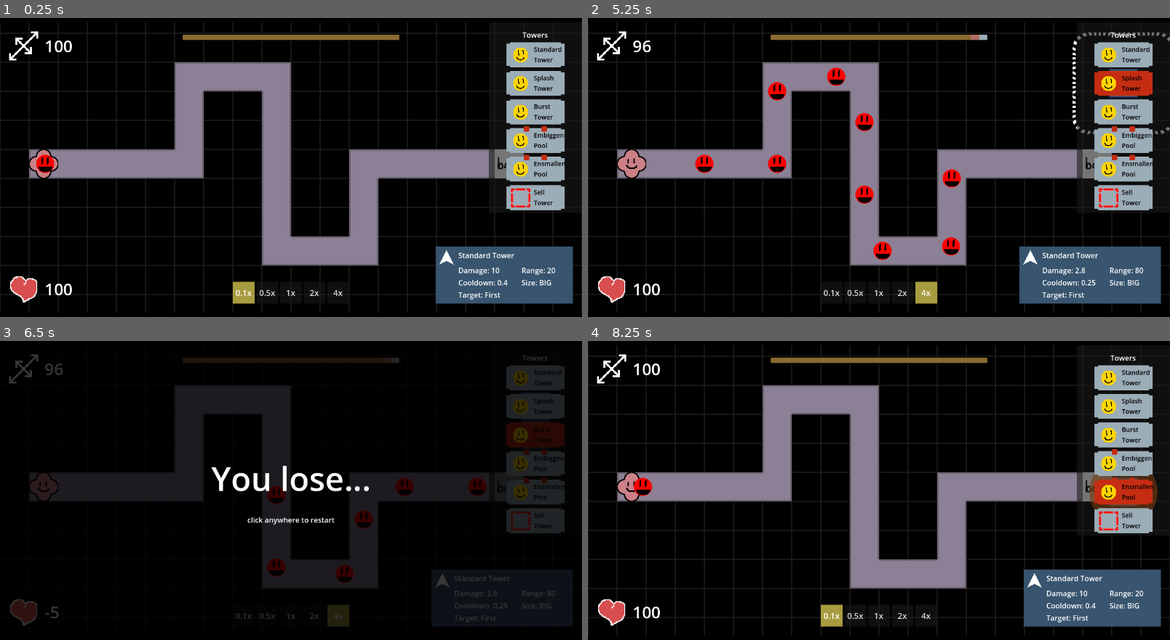
Above: before the commit, frames 1-4 (two rows, left to right).
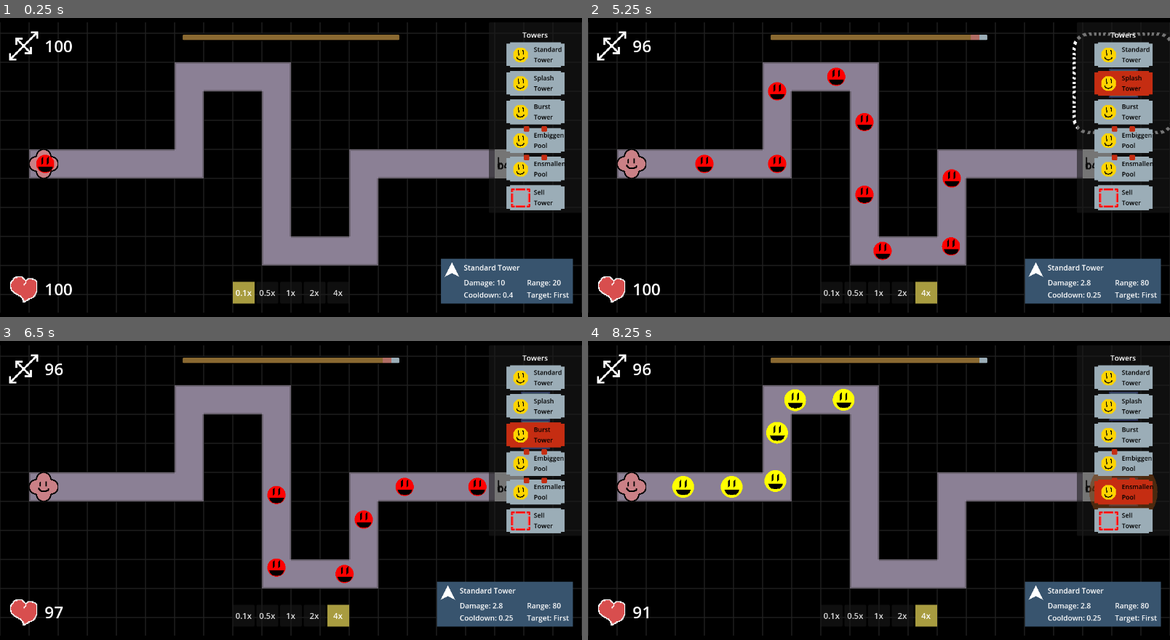
Above: after the commit, the same moments.

Repository: ladybunne/gmtk-game-jam-2024
Game: Godot game, scene res://MainScene.tscn
Two runs of this game, one before a commit and one after it. Both use one fixed random seed, a clock stepped at 60 frames per second and the inputs below.
Inputs (mouse positions are in pixels of both pictures, inside the frame that each line leads up to; where the layout moved, square brackets give the same spot in the first picture):
- Up to frame 1 (0.25 s): no input
- Up to frame 2 (5.25 s): click "0.5x" at 0.5 s; click "0.1x" at 1.25 s; click "1x" at 2 s; click "2x" at 2.75 s; click "4x" at 3.5 s; click "Standard Tower" at 4.25 s; click "Splash Tower" at 5 s
- Up to frame 3 (6.5 s): click "Burst Tower" at 5.75 s
- Up to frame 4 (8.25 s): click (1123, 376) [879, 490] at 6.5 s; click "Embiggen Pool" at 7.25 s; click "Ensmallen Pool" at 8 s

The runs differ from the first frame. In frame 1, 1.8% of the frame differs, in the area x 74-99%, y 76-96%; in frame 2, 1.8%; in frame 3, 25%, in the area x 1-99%, y 4-96%; in frame 4, 4.0%.

Commit message:
finished info ui

Diff:
--- a/GameThings/Base.gd
+++ b/GameThings/Base.gd
@@ -14,7 +14,7 @@
 func enemy_entered(body: Node2D):
 	if body is Enemy:
 		var enemy = body as Enemy
-		health -= enemy.health
+		health -= max(floor(enemy.health/25),1)
 		if health <= 0:
 			game_over()
 	body.queue_free()
--- a/GameThings/Enemy.gd
+++ b/GameThings/Enemy.gd
@@ -29,6 +29,9 @@
 func setup():
 	speed = data.startSpeed
 	health = data.startHealth
+	bigness = health
+	maxHealth = health
+	startBigness = health
 	visuals.radius = data.startSize
 	type = data.unitType
 	visuals.color = data.color
@@ -107,6 +110,8 @@
 	update_healthbar()
 
 func updateScale():
+	if bigness<=0:
+		Callable(queue_free).call_deferred()
 	scale = Vector2(1,1) * bigness/startBigness
 
 func show_damage(damage: float, direction: Vector2):
--- a/GameThings/Handle.gd
+++ b/GameThings/Handle.gd
@@ -93,7 +93,8 @@
 		HandleSprite.hide()
 
 	if has_focus() or resizing or get_global_rect().has_point(get_global_mouse_position()):
-		TowerInfo.I.Populate(tower.tower_data.type, tower.damage, tower.target_range, tower.cooldown, tower.targeting_mode)
+		TowerInfo.I.Populate(tower.tower_data.type, tower.damage, tower.target_range, \
+		tower.cooldown, tower.targeting_mode, tower.splash_range, tower.ammo_capacity, tower.rate_of_fire)
 		rangeOutline.show()
 	else:
 		rangeOutline.hide()
--- a/GameThings/HandleFixed.gd
+++ b/GameThings/HandleFixed.gd
@@ -92,7 +92,8 @@
 		HandleSprite.hide()
 
 	if has_focus() or resizing or get_global_rect().has_point(get_global_mouse_position()):
-		TowerInfo.I.Populate(tower.tower_data.type, tower.damage, tower.target_range, tower.cooldown, tower.targeting_mode)
+		TowerInfo.I.Populate(tower.tower_data.type, tower.damage, tower.target_range, \
+		tower.cooldown, tower.targeting_mode, tower.splash_range, tower.ammo_capacity, tower.rate_of_fire)
 		rangeOutline.show()
 	else:
 		rangeOutline.hide()
--- a/GameThings/Tower.gd
+++ b/GameThings/Tower.gd
@@ -65,7 +65,7 @@
 		TowerData.TowerType.Splash:
 			splash_range *= currentCost/50
 		TowerData.TowerType.Capacity:
-			ammo_capacity += currentCost/4
+			ammo_capacity += currentCost
 		TowerData.TowerType.Embiggen:
 			damage *= currentCost/4
 		TowerData.TowerType.Ensmallen:
--- a/GameThings/WaveResources/CorpsResources/ExampleSlowCorps.tres
+++ b/GameThings/WaveResources/CorpsResources/ExampleSlowCorps.tres
@@ -8,4 +8,4 @@
 resource_local_to_scene = true
 script = ExtResource("1_0vew0")
 units = Array[ExtResource("2_qyqrw")]([ExtResource("3_rdwpb"), ExtResource("3_rdwpb"), ExtResource("3_rdwpb"), ExtResource("3_rdwpb")])
-unitInterval = 1.0
+unitInterval = 2.0
--- a/Scenes/UI/TowerInfoUI.gd
+++ b/Scenes/UI/TowerInfoUI.gd
@@ -7,6 +7,9 @@
 
 func _ready() -> void:
 	I = self
+	ammoTxt.hide()
+	splashTxt.hide()
+	reloadTxt.hide()
 
 @onready var margin_container: MarginContainer = %MarginContainer
 
@@ -41,15 +44,29 @@
 @onready var rangeTxt: RichTextLabel = %Range
 @onready var cdTxt: RichTextLabel = %Cooldown
 @onready var targetTxt: RichTextLabel = %Target
+@onready var splashTxt: RichTextLabel = %Splash
+@onready var ammoTxt: RichTextLabel = %Ammo
+@onready var reloadTxt: RichTextLabel = %Reload
 
-func Populate(type: TowerData.TowerType, damage: float, range: float, cooldown: float, targetingMode: Tower.TargetingMode):
+func Populate(type: TowerData.TowerType, damage: float, range: float, \
+ cooldown: float, targetingMode: Tower.TargetingMode, splash: float, ammo: float, reload: float):
+	splashTxt.hide()
+	ammoTxt.hide()
+	reloadTxt.hide()
+
 	match type:
 		TowerData.TowerType.Standard:
 				nameTxt.text = "Standard Tower"
 		TowerData.TowerType.Splash:
 				nameTxt.text = "Splash Tower"
+				splashTxt.show()
+				splashTxt.text = "Splash Range: " + str(splash)
 		TowerData.TowerType.Capacity:
 				nameTxt.text = "Burst Tower"
+				ammoTxt.show()
+				ammoTxt.text = "Ammo Capacity: " + str(ammo)
+				reloadTxt.show()
+				reloadTxt.text = "Reload Time: " + str(reload)
 		TowerData.TowerType.Embiggen:
 				nameTxt.text = "Embiggen Tower"
 		TowerData.TowerType.Ensmallen:
--- a/Scenes/UI/TowerInfoUI.tscn
+++ b/Scenes/UI/TowerInfoUI.tscn
@@ -65,7 +65,7 @@
 [node name="GridContainer" type="GridContainer" parent="MarginContainer/PanelContainer/MarginContainer/HBoxContainer/VBoxContainer"]
 layout_mode = 2
 theme_override_constants/h_separation = 30
-columns = 3
+columns = 2
 
 [node name="Damage" type="RichTextLabel" parent="MarginContainer/PanelContainer/MarginContainer/HBoxContainer/VBoxContainer/GridContainer"]
 unique_name_in_owner = true
@@ -83,9 +83,6 @@
 fit_content = true
 autowrap_mode = 0
 
-[node name="Control" type="Control" parent="MarginContainer/PanelContainer/MarginContainer/HBoxContainer/VBoxContainer/GridContainer"]
-layout_mode = 2
-
 [node name="Cooldown" type="RichTextLabel" parent="MarginContainer/PanelContainer/MarginContainer/HBoxContainer/VBoxContainer/GridContainer"]
 unique_name_in_owner = true
 layout_mode = 2
@@ -94,17 +91,6 @@
 fit_content = true
 autowrap_mode = 0
 
-[node name="Size" type="RichTextLabel" parent="MarginContainer/PanelContainer/MarginContainer/HBoxContainer/VBoxContainer/GridContainer"]
-unique_name_in_owner = true
-layout_mode = 2
-bbcode_enabled = true
-text = "Size: BIG"
-fit_content = true
-autowrap_mode = 0
-
-[node name="Control2" type="Control" parent="MarginContainer/PanelContainer/MarginContainer/HBoxContainer/VBoxContainer/GridContainer"]
-layout_mode = 2
-
 [node name="Target" type="RichTextLabel" parent="MarginContainer/PanelContainer/MarginContainer/HBoxContainer/VBoxContainer/GridContainer"]
 unique_name_in_owner = true
 layout_mode = 2
@@ -112,3 +98,27 @@
 text = "Target: First"
 fit_content = true
 autowrap_mode = 0
+
+[node name="Splash" type="RichTextLabel" parent="MarginContainer/PanelContainer/MarginContainer/HBoxContainer/VBoxContainer/GridContainer"]
+unique_name_in_owner = true
+layout_mode = 2
+bbcode_enabled = true
+text = "Splash Range: 50"
+fit_content = true
+autowrap_mode = 0
+
+[node name="Ammo" type="RichTextLabel" parent="MarginContainer/PanelContainer/MarginContainer/HBoxContainer/VBoxContainer/GridContainer"]
+unique_name_in_owner = true
+layout_mode = 2
+bbcode_enabled = true
+text = "Ammo: 10"
+fit_content = true
+autowrap_mode = 0
+
+[node name="Reload" type="RichTextLabel" parent="MarginContainer/PanelContainer/MarginContainer/HBoxContainer/VBoxContainer/GridContainer"]
+unique_name_in_owner = true
+layout_mode = 2
+bbcode_enabled = true
+text = "Reload Time: 3"
+fit_content = true
+autowrap_mode = 0
Not shown: 1 places in Scenes/TestLevel.tscn that only renumber resources
Not shown: 1 places in Scenes/UI/UI.tscn that only renumber resources
